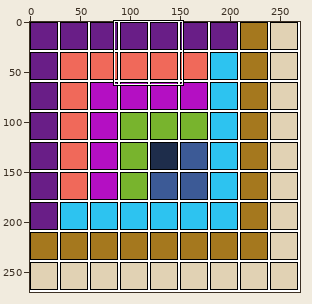
Sprite sheet: Image/puzzle_14.png. The first picture is a wide view before the edit; the outline marks the close-up.
Close-up. Earlier state:
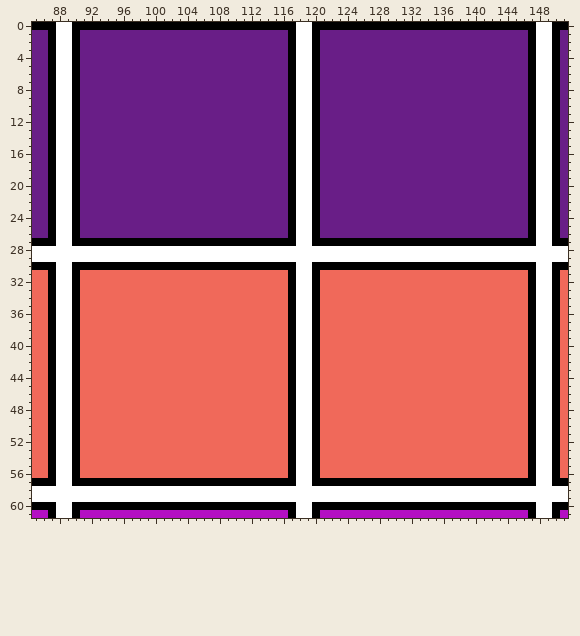
The file is 270x270 pixels. Colours within 5 levels of each other are drawn and written as one. Shown: x 85..151, y 0..61. The commit also changed other parts of the picture, which this record leaves out.
The result:
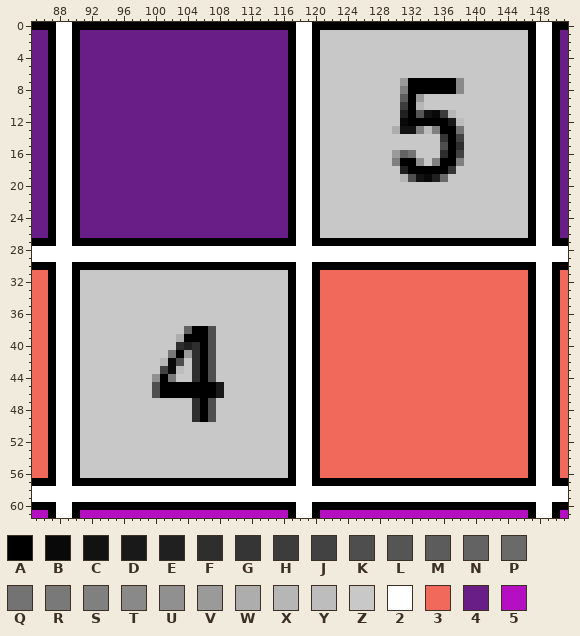
Palette (. is transparent): A #000000  B #090909  C #121212  D #191919  E #202020  F #2e2e2e  G #353535  H #3c3c3c  J #424242  K #4e4e4e  L #555555  M #5c5c5c  N #636363  P #6a6a6a  Q #737373  R #797979  S #808080  T #898989  U #909090  V #9a9a9a  W #adadad  X #b6b6b6  Y #bdbdbd  Z #c8c8c8  2 #ffffff  3 #f0695a  4 #691e87  5 #b40fc3
The edit:
Changed rows in their new state; - is an unchanged pixel.
first column x 121:
 1 ZZZZZZZZZZZZZZZZZZZZZZZZZZ
 2 ZZZZZZZZZZZZZZZZZZZZZZZZZZ
 3 ZZZZZZZZZZZZZZZZZZZZZZZZZZ
 4 ZZZZZZZZZZZZZZZZZZZZZZZZZZ
 5 ZZZZZZZZZZZZZZZZZZZZZZZZZZ
 6 ZZZZZZZZZZZZZZZZZZZZZZZZZZ
 7 ZZZZZZZZZZVAAAAAATZZZZZZZZ
 8 ZZZZZZZZZZSAAAAAATZZZZZZZZ
 9 ZZZZZZZZZZMAVZZZZZZZZZZZZZ
10 ZZZZZZZZZZHAXZZZZZZZZZZZZZ
11 ZZZZZZZZZZEALCBHXZZZZZZZZZ
12 ZZZZZZZZZZBAAAAADYZZZZZZZZ
13 ZZZZZZZZZWCCSYSAAQZZZZZZZZ
14 ZZZZZZZZZZZZZZZGAJZZZZZZZZ
15 ZZZZZZZZZZZZZZZKAFZZZZZZZZ
16 ZZZZZZZZZVNQZZZFAJZZZZZZZZ
17 ZZZZZZZZZSAAUZSAASZZZZZZZZ
18 ZZZZZZZZZZEAAAAAGZZZZZZZZZ
19 ZZZZZZZZZZXKCBEPZZZZZZZZZZ
20 ZZZZZZZZZZZZZZZZZZZZZZZZZZ
21 ZZZZZZZZZZZZZZZZZZZZZZZZZZ
22 ZZZZZZZZZZZZZZZZZZZZZZZZZZ
23 ZZZZZZZZZZZZZZZZZZZZZZZZZZ
24 ZZZZZZZZZZZZZZZZZZZZZZZZZZ
25 ZZZZZZZZZZZZZZZZZZZZZZZZZZ
26 ZZZZZZZZZZZZZZZZZZZZZZZZZZ
first column x 91:
31 ZZZZZZZZZZZZZZZZZZZZZZZZZZ
32 ZZZZZZZZZZZZZZZZZZZZZZZZZZ
33 ZZZZZZZZZZZZZZZZZZZZZZZZZZ
34 ZZZZZZZZZZZZZZZZZZZZZZZZZZ
35 ZZZZZZZZZZZZZZZZZZZZZZZZZZ
36 ZZZZZZZZZZZZZZZZZZZZZZZZZZ
37 ZZZZZZZZZZZZZZZZZZZZZZZZZZ
38 ZZZZZZZZZZZZZNAAKZZZZZZZZZ
39 ZZZZZZZZZZZZWAAAKZZZZZZZZZ
40 ZZZZZZZZZZZZFEFAKZZZZZZZZZ
41 ZZZZZZZZZZZRAVFAKZZZZZZZZZ
42 ZZZZZZZZZZXBKZFAKZZZZZZZZZ
43 ZZZZZZZZZZJBYZFAKZZZZZZZZZ
44 ZZZZZZZZZUARZZFAKZZZZZZZZZ
45 ZZZZZZZZZKAAAAAAADZZZZZZZZ
46 ZZZZZZZZZKAAAAAAADZZZZZZZZ
47 ZZZZZZZZZZZZZZFAKZZZZZZZZZ
48 ZZZZZZZZZZZZZZFAKZZZZZZZZZ
49 ZZZZZZZZZZZZZZFAKZZZZZZZZZ
50 ZZZZZZZZZZZZZZZZZZZZZZZZZZ
51 ZZZZZZZZZZZZZZZZZZZZZZZZZZ
52 ZZZZZZZZZZZZZZZZZZZZZZZZZZ
53 ZZZZZZZZZZZZZZZZZZZZZZZZZZ
54 ZZZZZZZZZZZZZZZZZZZZZZZZZZ
55 ZZZZZZZZZZZZZZZZZZZZZZZZZZ
56 ZZZZZZZZZZZZZZZZZZZZZZZZZZ
Pixel boxes of the changes (left, top, right, bottom) in both close-ups:
changed: (320, 30, 528, 238)
changed: (80, 270, 288, 478)
